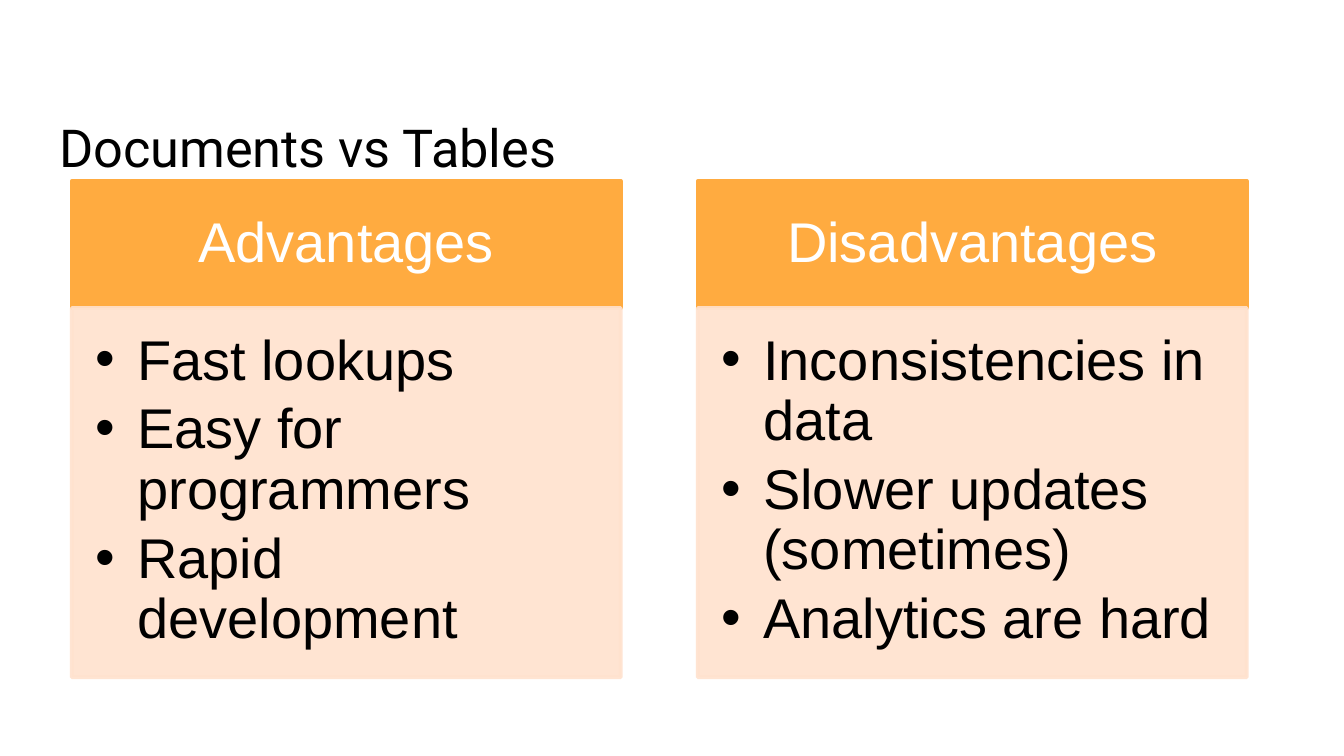
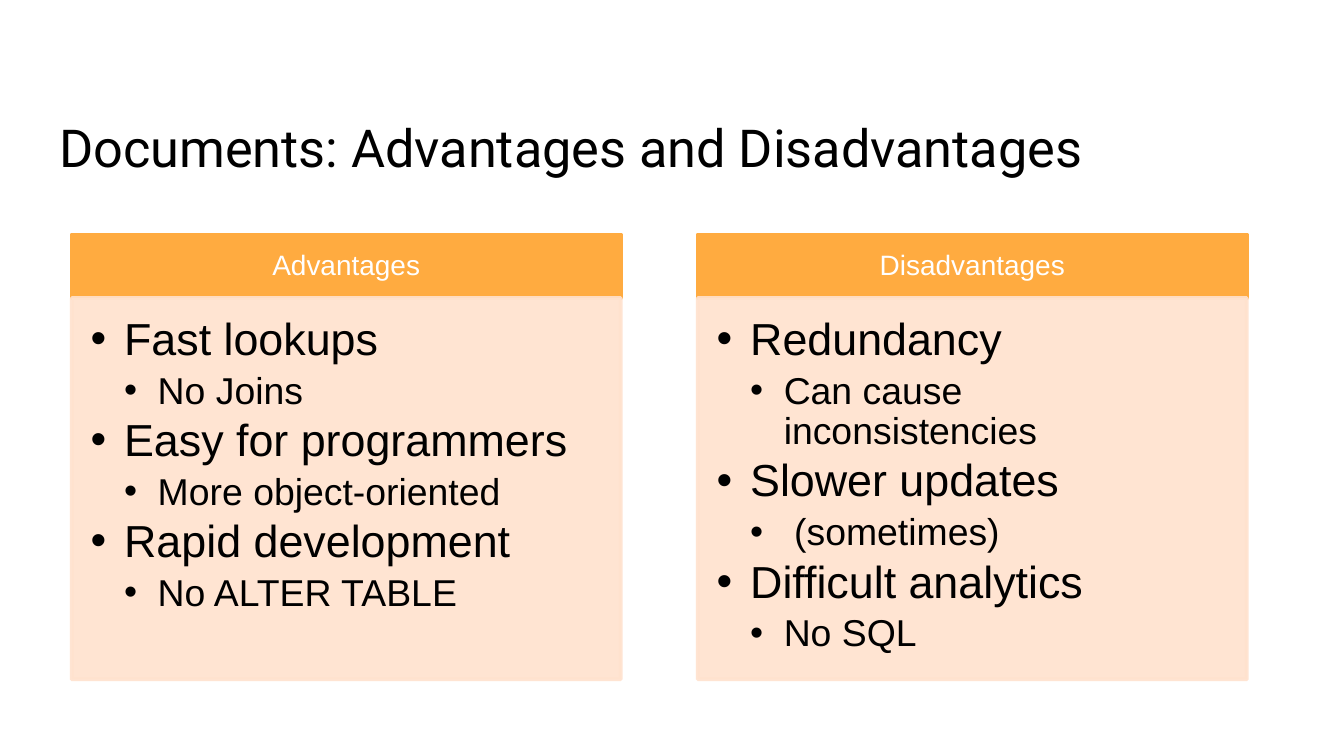
Before and after one commit to gharriso/AI-MongoDB-for-Data-analysis-and-Machine-Learning, a slide deck: slide 4 of 02a Intoduction to MongoDB.pptx. Drawn at 1344x756 pixels with LibreOffice and Linux fonts; fonts in the diff are those of the drawing; background and template pictures are left out. Boxes give left, top, right and bottom in pixels: in the first picture for what was removed or moved away, otherwise in the second. Text is boxed around its words. In the diff, an @@ line names an element or a change of style, - is before the commit and + after.

```diff
--- a/02a Intoduction to MongoDB.pptx
+++ b/02a Intoduction to MongoDB.pptx
@@ title at bbox=[59, 127, 1082, 178]: text changed @@
-Documents vs Tables
+Documents: Advantages and Disadvantages
@@ text "Advantages": place and size @@
-text "Advantages" at bbox=[198, 221, 494, 272]
+text "Advantages" at bbox=[272, 254, 420, 280]
@@ text "Advantages" at bbox=[272, 254, 420, 280]: size 30 to 15 pt; less space between paragraphs @@
@@ rectangle: place and size @@
-rectangle at bbox=[71, 181, 621, 308]
+rectangle at bbox=[71, 235, 621, 298]
@@ text "Disadvantages" at bbox=[880, 254, 1065, 280]: size 30 to 15 pt; less space between paragraphs @@
@@ text "Disadvantages": place and size @@
-text "Disadvantages" at bbox=[787, 221, 1157, 272]
+text "Disadvantages" at bbox=[880, 254, 1065, 280]
@@ rectangle: place and size @@
-rectangle at bbox=[698, 181, 1247, 308]
+rectangle at bbox=[698, 235, 1247, 298]
@@ rectangle: place and size @@
-rectangle at bbox=[71, 308, 621, 677]
+rectangle at bbox=[71, 298, 621, 680]
@@ text "Fast lookups": place and size @@
-text "Fast lookups" at bbox=[137, 339, 470, 648]
+text "Fast lookups" at bbox=[124, 322, 567, 607]
@@ rectangle: place and size @@
-rectangle at bbox=[698, 308, 1247, 677]
+rectangle at bbox=[698, 298, 1247, 680]
@@ text at bbox=[124, 322, 567, 566]: size 30 to 24 pt in "Fast lookups", "Easy for programmers", "Rapid development"; indent changed @@
@@ text at bbox=[750, 322, 1083, 653]: text changed; size 30 to 24 pt @@
-  • Inconsistencies in data
-  • Slower updates (sometimes)
-  • Analytics are hard
+  • Redundancy
+    • Can cause inconsistencies
+  • Slower updates
+    • (sometimes)
+  • Difficult analytics
+    • No SQL
@@ text at bbox=[158, 377, 303, 405]: paragraph added @@
+    • No Joins
@@ text at bbox=[158, 478, 500, 512]: paragraph added @@
+    • More object-oriented
@@ text at bbox=[158, 580, 457, 607]: paragraph added @@
+    • No ALTER TABLE
```
Also in this commit, not shown: 1 other slide changed, 4 other files.
